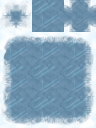
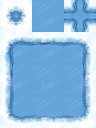
Layered file, before and after one edit (96x128). Changes by layer:
showed "Layer 97" over left=0, top=0, right=96, bottom=126
hid "Layer 103", painted on it over left=0, top=0, right=96, bottom=126
painted on "Layer 101" over left=0, top=0, right=96, bottom=126
